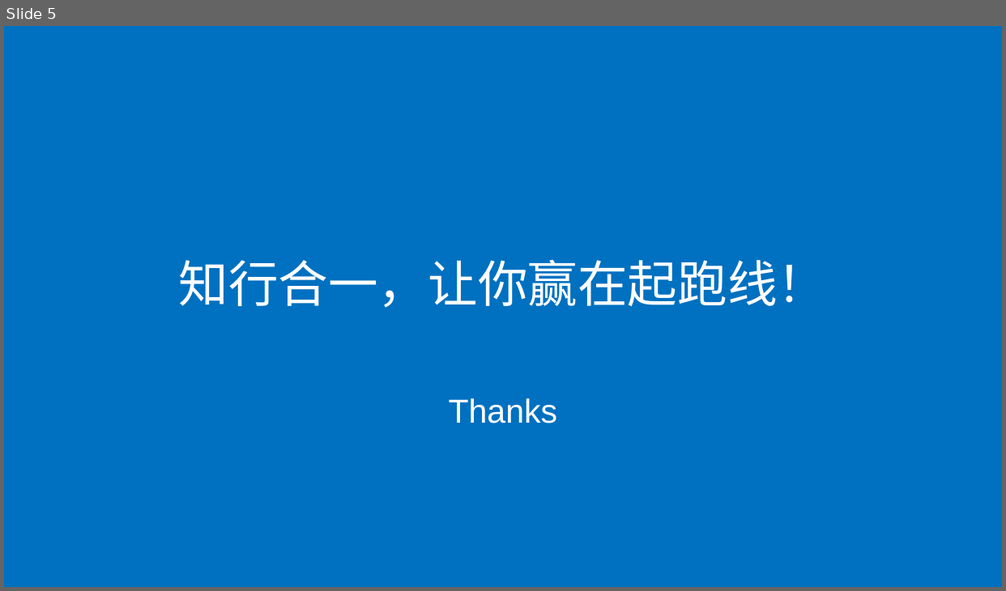
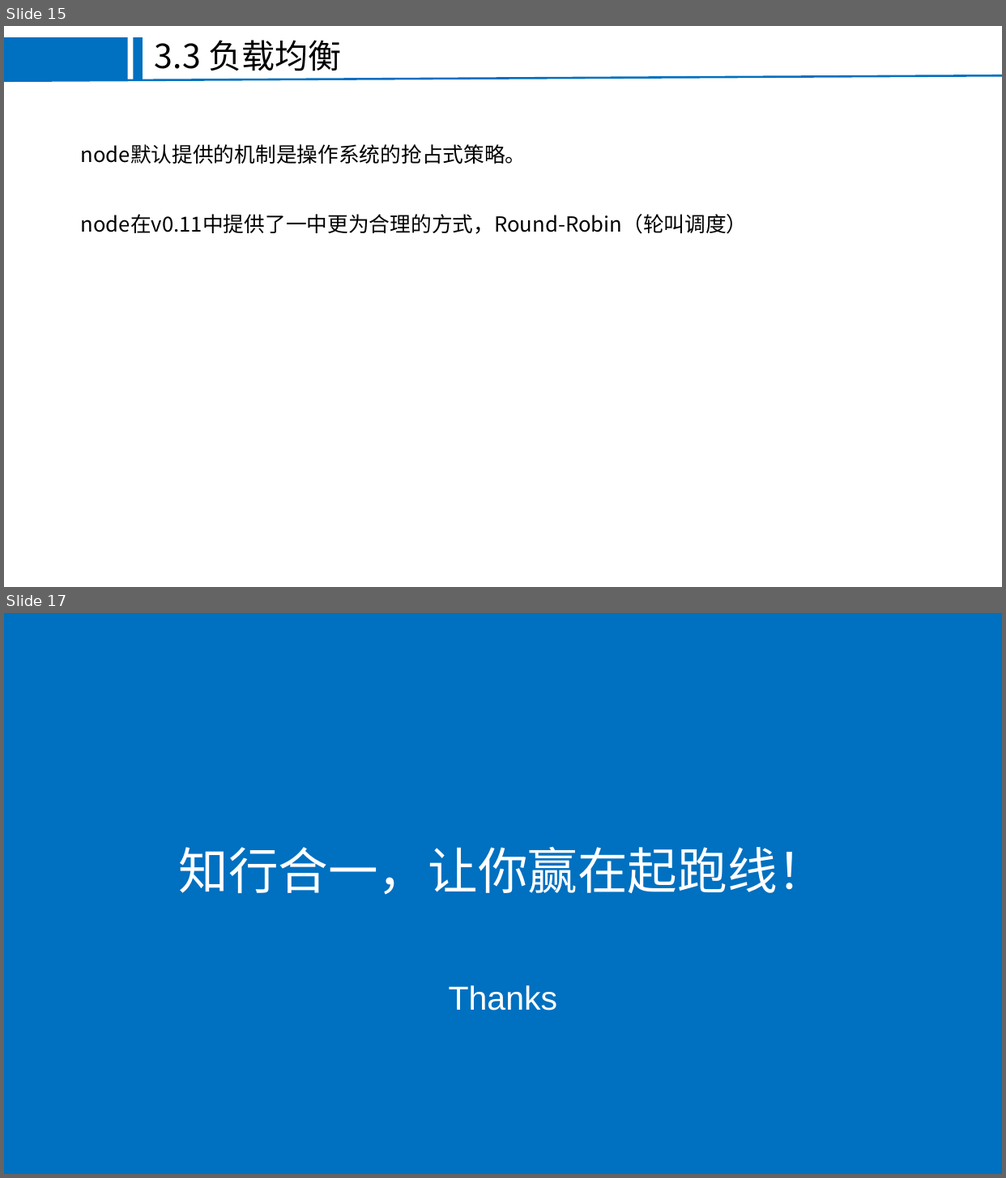
Before and after one commit to FEjohnny/demos, a slide deck: pm2/pm2.pptx. Shown one above the other, each under a label of ours: slide 5 before the commit, slides 15 and 17 after it; the slides between them are not shown. The pictures are 1006x591 and 1006x1178 pixels, drawn with LibreOffice and Linux fonts; fonts in the diff are those of the drawing; background and template pictures are left out. Boxes give left, top, right and bottom in pixels: in the first picture for what was removed or moved away, otherwise in the second. Text is boxed around its words. In the diff, an @@ line names an element or a change of style, - is before the commit and + after.

```diff
--- a/pm2/pm2.pptx
+++ b/pm2/pm2.pptx
@@ slide 15 added at (4, 26, 1002, 587), background #FFFFFF @@
@@ rectangle added at (4, 37, 127, 80), fill #0070C0 @@
@@ rectangle added at (134, 37, 143, 80), fill #0070C0 @@
@@ text added at (155, 40, 341, 71), 32 pt, text #000000 @@
+3.3 负载均衡
@@ line added from (4, 80) to (1002, 75), #0070C0 2 pt @@
@@ text added at (81, 144, 526, 164), 20 pt, text #000000 @@
+node默认提供的机制是操作系统的抢占式策略。
@@ text added at (81, 214, 748, 234), 20 pt, text #000000 @@
+node在v0.11中提供了一中更为合理的方式，Round-Robin（轮叫调度）
@@ what was slide 5 is now slide 17 @@
```
Also in this commit, not shown: 3 slides changed, 12 other slides added, 1 slide removed, 10 other files.
